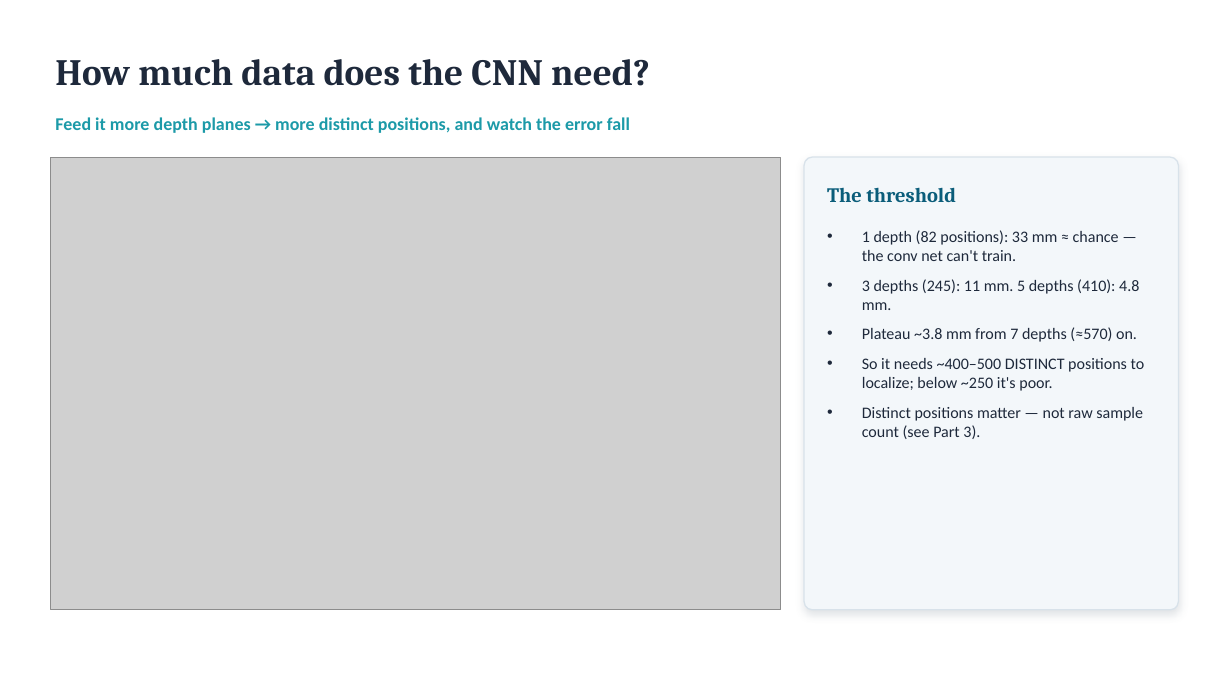
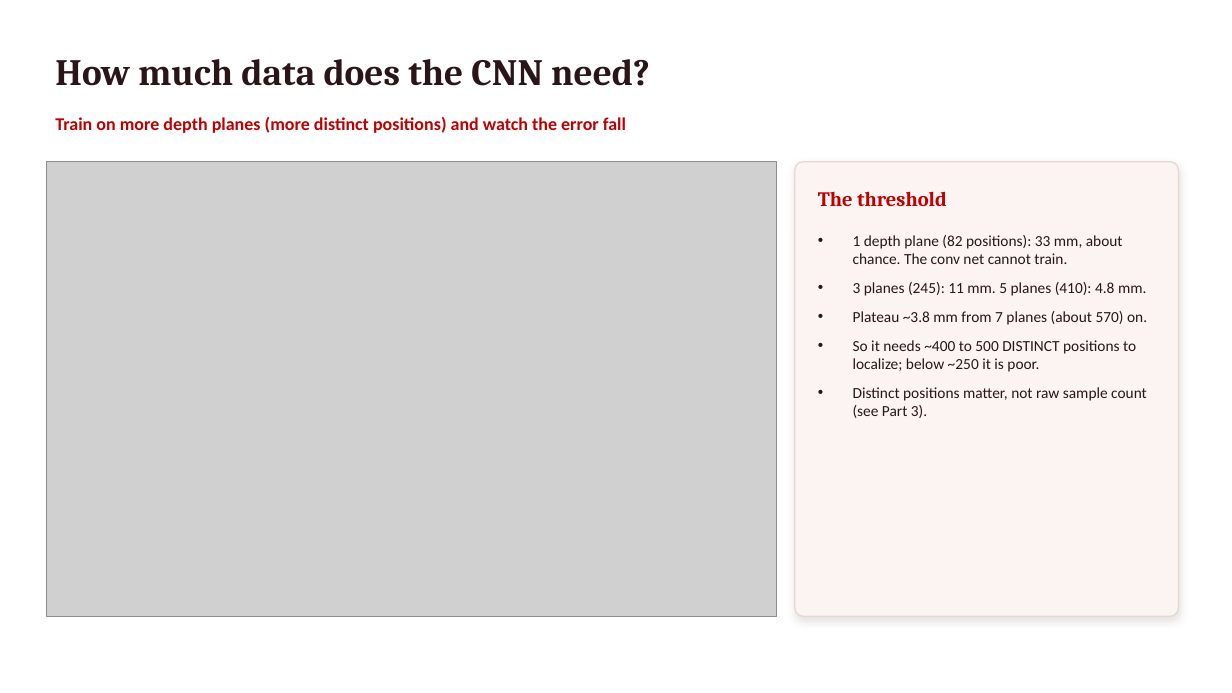
Before and after one commit to pmart1534/microwave-phantom-localization-cnn-mlp, a slide deck: slide 6 of regression_deck/Deck2_Simulated_Regression.pptx (slide 5 before the commit). Drawn at 1232x693 pixels with LibreOffice and Linux fonts; fonts in the diff are those of the drawing; grey boxes stand for pictures. Boxes give left, top, right and bottom in pixels: in the first picture for what was removed or moved away, otherwise in the second. Text is boxed around its words. In the diff, an @@ line names an element or a change of style, - is before the commit and + after.

```diff
--- a/regression_deck/Deck2_Simulated_Regression.pptx
+++ b/regression_deck/Deck2_Simulated_Regression.pptx
@@ text "How much data does the ..." at (55, 59, 650, 86): text colour #1E293B to #2A1618 @@
@@ text at (55, 117, 626, 133): text changed; text colour #1C9AA8 to #BE0000 @@
-Feed it more depth planes → more distinct positions, and watch the error fall
+Train on more depth planes (more distinct positions) and watch the error fall
@@ picture: place and size @@
-picture at (51, 157, 781, 610)
+picture at (46, 162, 776, 616)
@@ rounded rectangle: place and size @@
-rounded rectangle at (804, 157, 1178, 610)
+rounded rectangle at (795, 162, 1178, 616)
@@ rounded rectangle at (795, 162, 1178, 616): fill #F3F7FA to #FBF4F2; outline #D8E2EA 1 pt to #E7D6D1 1 pt; shadow changed @@
@@ text "The threshold": place and size @@
-text "The threshold" at (827, 187, 956, 202)
+text "The threshold" at (818, 191, 947, 206)
@@ text "The threshold" at (818, 191, 947, 206): text colour #0B5D7A to #BE0000 @@
@@ text at (853, 235, 1147, 418): text changed; size 12.5 to 12 pt; text colour #1E293B to #2A1618 @@
-• 1 depth (82 positions): 33 mm ≈ chance — the conv net can't train.
-• 3 depths (245): 11 mm. 5 depths (410): 4.8 mm.
-• Plateau ~3.8 mm from 7 depths (≈570) on.
-• So it needs ~400–500 DISTINCT positions to localize; below ~250 it's poor.
-• Distinct positions matter — not raw sample count (see Part 3).
+• 1 depth plane (82 positions): 33 mm, about chance. The conv net cannot train.
+• 3 planes (245): 11 mm. 5 planes (410): 4.8 mm.
+• Plateau ~3.8 mm from 7 planes (about 570) on.
+• So it needs ~400 to 500 DISTINCT positions to localize; below ~250 it is poor.
+• Distinct positions matter, not raw sample count (see Part 3).
```
Also in this commit, not shown: 8 other slides changed, 1 slide added, 14 other files.
